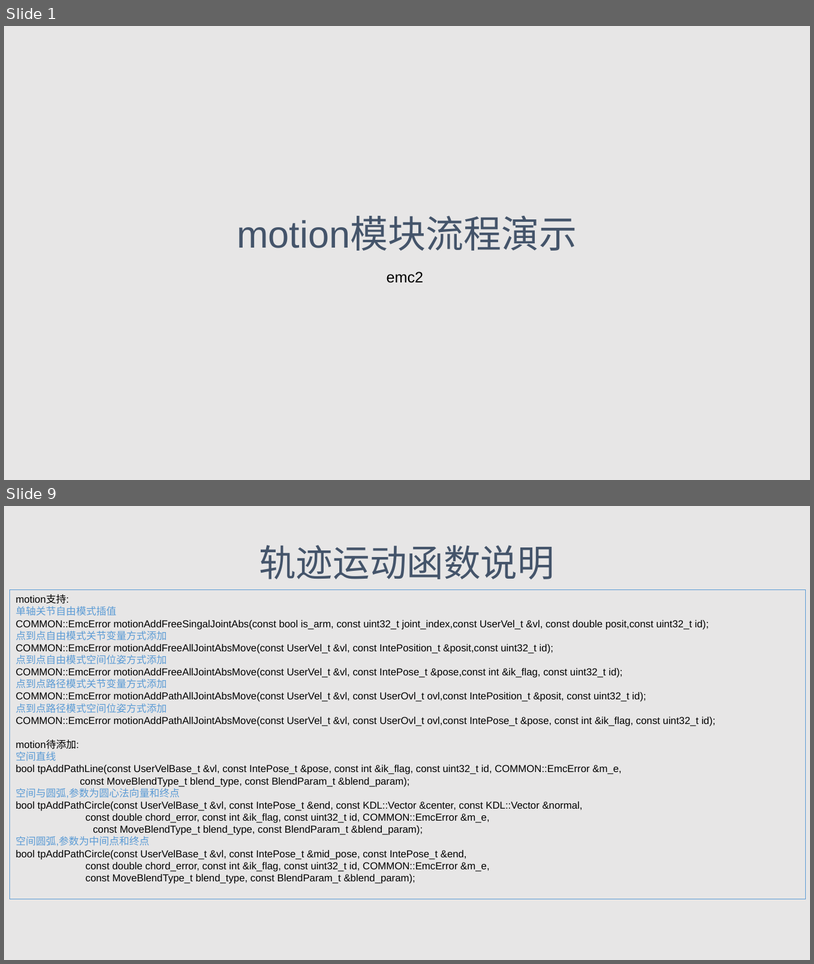
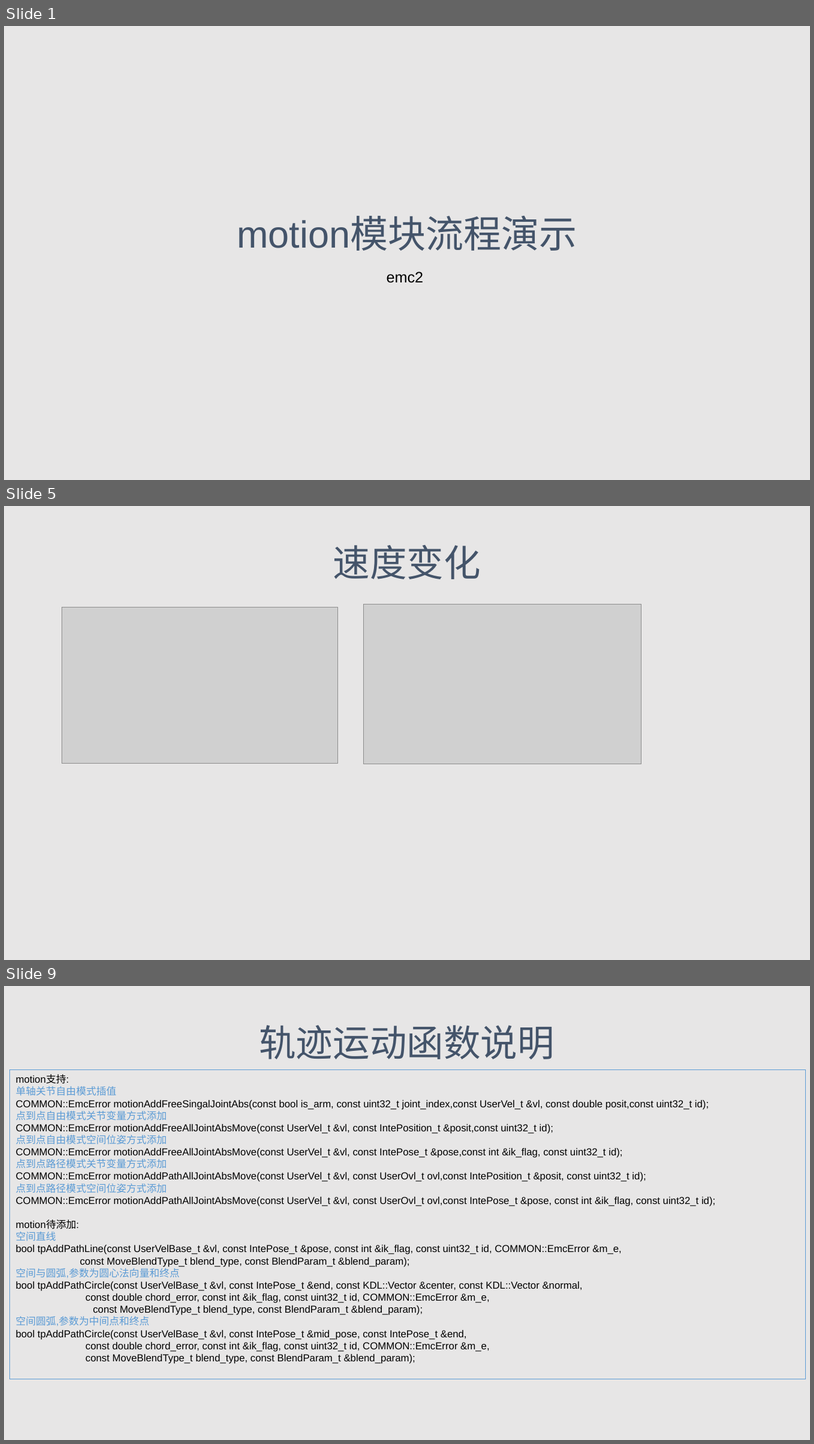
Before and after one commit to wenphi/about_by, a slide deck: motion流程演示.pptx. Shown one above the other, each under a label of ours: slides 1 and 9 before the commit, slides 1, 5 and 9 after it; the slides between them are not shown. The pictures are 814x964 and 814x1444 pixels, drawn with LibreOffice and Linux fonts; fonts in the diff are those of the drawing; grey boxes stand for pictures. Boxes give left, top, right and bottom in pixels: in the first picture for what was removed or moved away, otherwise in the second. Text is boxed around its words. In the diff, an @@ line names an element or a change of style, - is before the commit and + after.

```diff
--- a/motion流程演示.pptx
+++ b/motion流程演示.pptx
@@ slide 5 added at (4,506,810,960), background #E7E6E6 @@
@@ title added at (333,545,481,579), 44 pt, text #44546A @@
+速度变化
@@ picture added at (62,607,338,763) @@
@@ picture added at (364,604,642,765) @@
```
Also in this commit, not shown: 7 slides changed, 5 other slides added, 1 slide removed, 11 other files.
